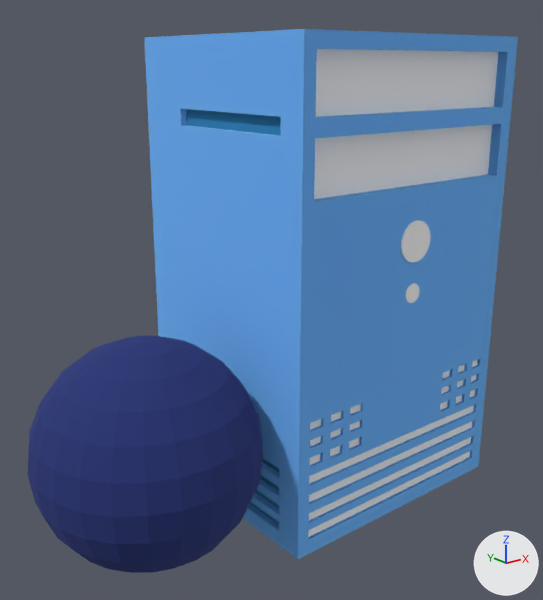
An edit to the OBJ model src/assets/model/fuwuqi3.obj, drawn before and after from the same camera.
One viewpoint serves both versions: a 50 mm lens placed at (-68.2, -83.0, 65.4), pointed at (-3.2, -1.6, 32.8). Lighting does not change. The marker at lower right points along +X, +Y and +Z. Where no turn or scale is listed for an object, it has been applied to the vertices.

The first picture shows 'fuwuqi3'.
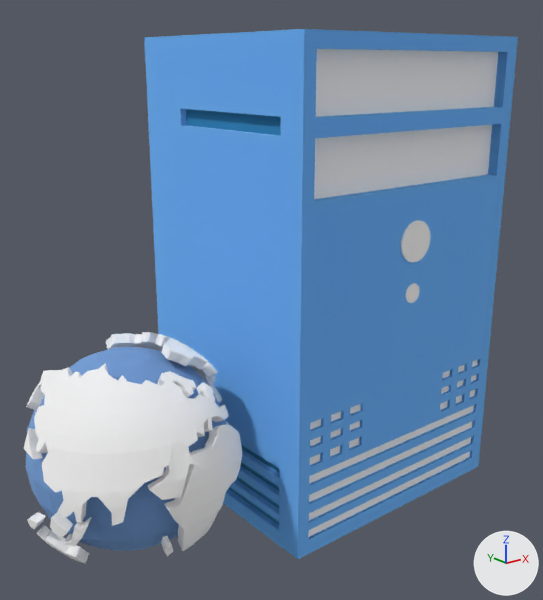
What differs and where, as boxes [x1, y1, x2, y2] in the pictures (543 x 600 px):
'fuwuqi3', surface changed, reshaped: before [28, 29, 518, 573]; after [24, 29, 518, 564]
part 1 of me_fuwuqi3, added (blue): after [25, 347, 226, 551]
part 2 of me_fuwuqi3, rebuilt (8% narrower, 21% shorter): before [28, 336, 263, 573]; after [26, 363, 242, 551]
part 3 of me_fuwuqi3, added: after [24, 332, 229, 564]

What the commit changed:
In material '材质.14' (mat_材质_14), texture is no longer img_分组_8_png.
In material '材质.14' (mat_材质_14), base_color is now set to (0.231, 0.429, 0.77), blue #84afe3.
me_fuwuqi3 is used by ob_fuwuqi3; location (0.0, 0.0, 0.0).
me_fuwuqi3 had 1774 vertices, 1862 faces and spanned x -40.4..30.6, y -17.9..19.7, z 0.0..69.1.
me_fuwuqi3 now has 7516 vertices, 8414 faces and spans x -41.4..30.6, y -16.0..19.7, z 0.0..69.1.
me_fuwuqi3 part 1: a new loose piece, a UV sphere (24 segments, 12 rings, poles along z) spanning x -39.8..-12.9, y -13.4..13.4, z 2.9..29.8, in mat_材质_14 (blue #84afe3).
me_fuwuqi3 part 2: the loose piece of 266 vertices spanning x -40.4..-9.6, y -17.9..12.9, z 0.9..31.7 is rebuilt with 2725 vertices and now spans x -40.6..-15.8, y -15.4..3.9, z 4.9..30.8, in mat_材质_12 (white #ffffff).
me_fuwuqi3 part 3: 3017 vertices added at x -41.4..-11.0, y -13.7..11.9, z 1.8..31.0.
